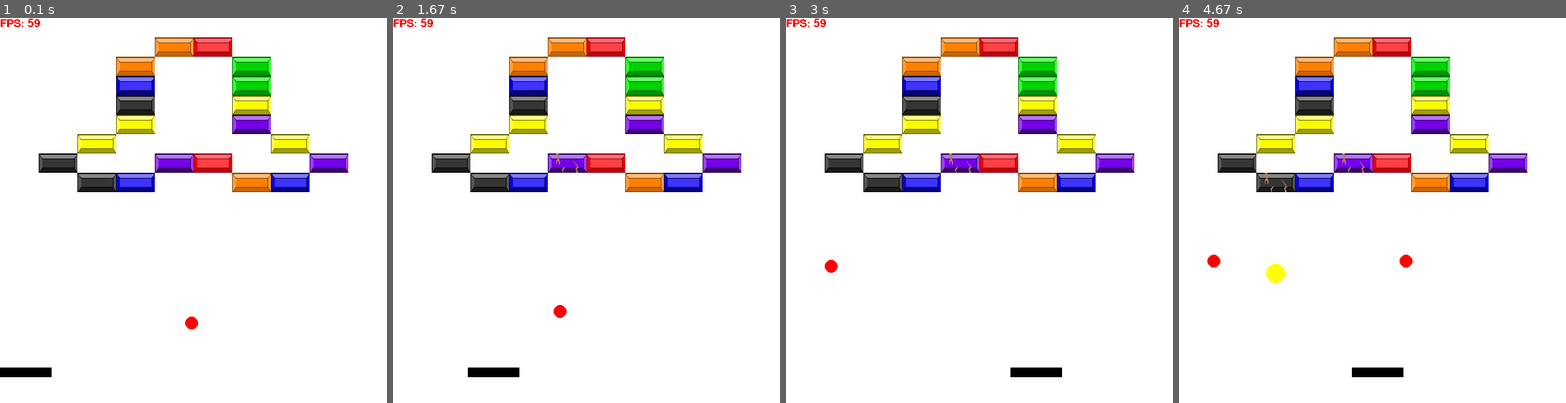
Above: before the commit, frames 1-4 (left to right).
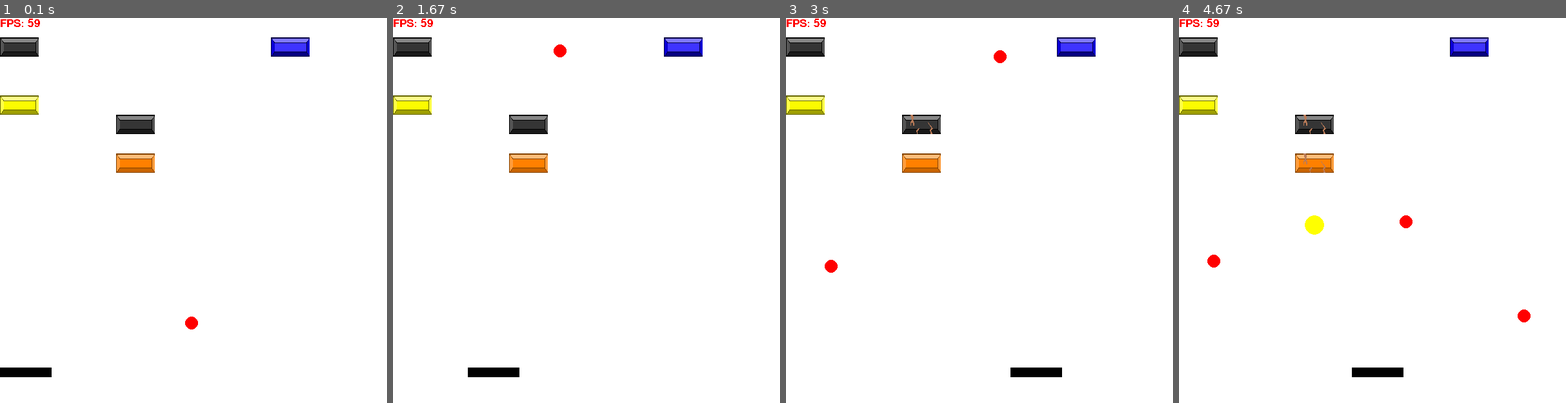
Above: after the commit, the same moments.

Repository: jubileusantos/pygame
Game: pygame game, started from brick_pong/main.py
The game is run twice, just before and just after one commit, with the same random seed, the same clock (stepped at 60 frames per second) and the same inputs.
Inputs (mouse positions are in pixels of both pictures, inside the frame that each line leads up to):
- Up to frame 1 (0.1 s): no input
- Up to frame 2 (1.67 s): hold Right 0.33-0.8 s; move the mouse to (571, 229) at 0.37 s; hold Right 0.83-1.3 s; move the mouse to (710, 202) at 0.87 s; hold Left from 1.33 s (still down); move the mouse to (493, 214) at 1.37 s
- Up to frame 3 (3 s): release Left at 1.87 s; hold Left 1.9-2.3 s; move the mouse to (859, 152) at 1.93 s; tap E at 2.05 s; hold Right 2.33-2.97 s; move the mouse to (1037, 75) at 2.37 s
- Up to frame 4 (4.67 s): hold Left 3-3.47 s; move the mouse to (1418, 245) at 3.03 s; hold Right 3.5-3.97 s; move the mouse to (1380, 83) at 3.53 s; tap E at 3.65 s; hold Right 4-4.47 s; move the mouse to (1233, 198) at 4.03 s; hold Left from 4.5 s (still down); move the mouse to (1376, 252) at 4.53 s

The runs differ from the first frame. In frame 1, 12% of the frame differs, in the area x 0-90%, y 5-46%; in frame 2, 12%; in frame 3, 12%; in frame 4, 13%, in the area x 0-91%, y 5-80%.

Commit message:
Fixed options for random/full level generation

Diff:
--- a/brick_pong/main.py
+++ b/brick_pong/main.py
@@ -331,8 +331,8 @@
 debugMode = False
 movementWithKeyboard = False
 generateFullLevel = False
-generateRandomLevel = False
-brickChance = .4
+generateRandomLevel = True
+brickChance = .03
 
 # Move Pad
 movePadGroundDistance = 50
@@ -402,7 +402,7 @@
         # If out of bounds, just don't do anything
         except IndexError:
             char = brickChar*2
-        if (not generateRandomLevel and (char == brickChar or generateFullLevel)) or (generateRandomLevel and randint(0, 1000)/1000 < brickChance):
+        if (not generateRandomLevel and char == brickChar) or (generateRandomLevel and randint(0, 1000)/1000 < brickChance) or generateFullLevel:
             x = WIDTH/brickCols * i
             y = maxBrickYpos/brickRows * j
             sprite = brickSprites[randint(0, len(brickSprites)-1)]
@@ -541,6 +541,7 @@
 
 ''''
 TODO:
+ - Implementar iterações de cálculo de física por frame nas bolas para evitar erros (entrar dentro do movePad)
  - Na criação de mapas para o jogo, botar umas letras q sinalizam cor/vida
  - Sistema de jogo:
         - Se não houver nenhuma bola, perdeu o jogo
